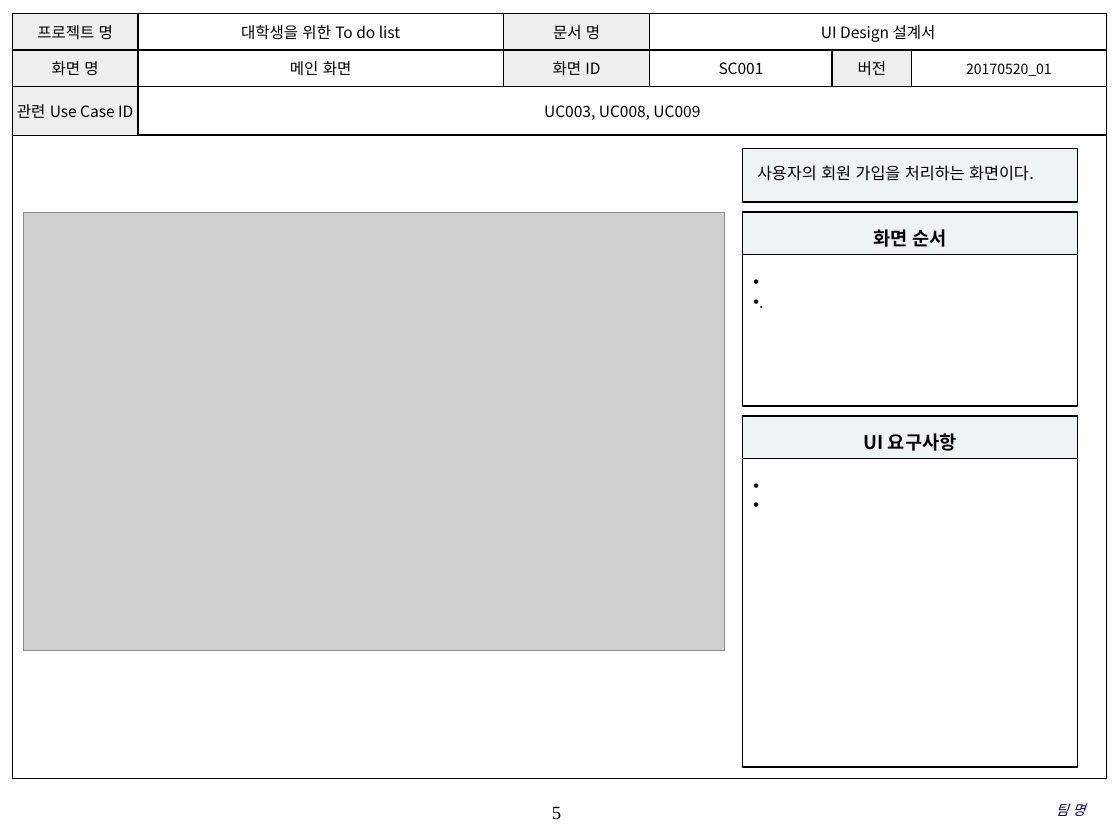
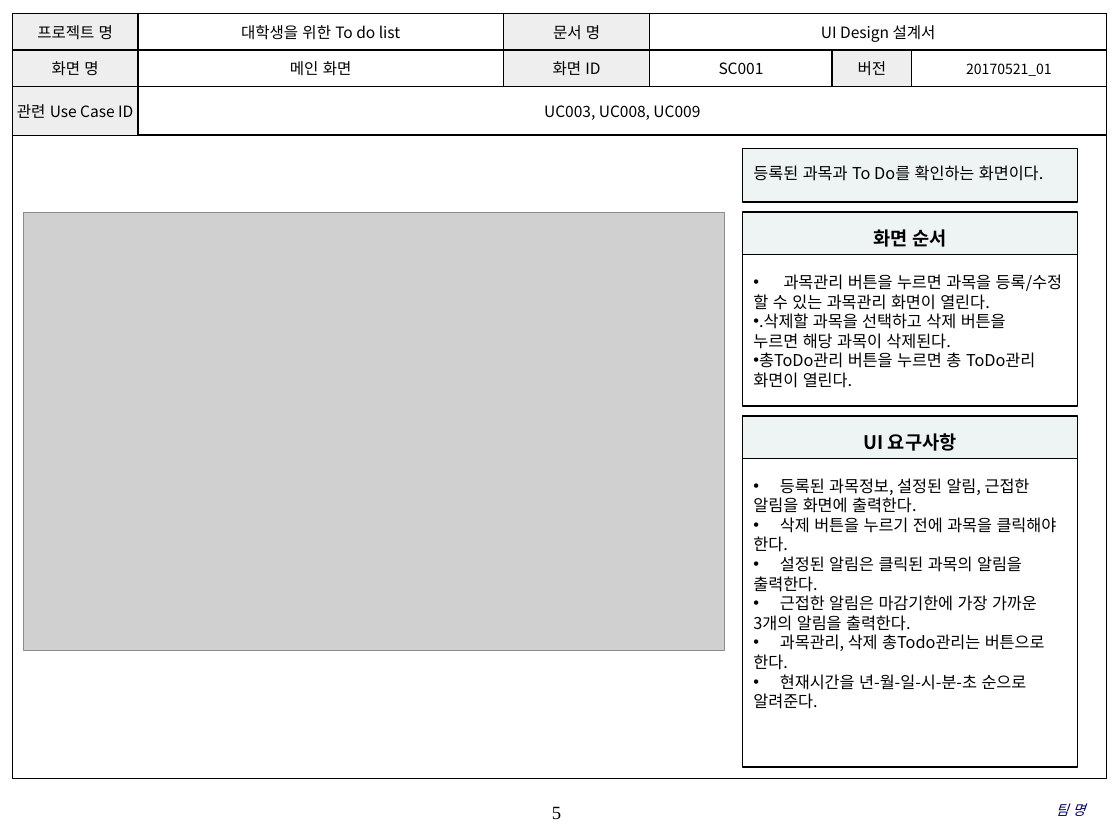
Before and after one commit to SE-admin/SE2017_4_tuna, a slide deck: slide 5 of doc/3_ 설계서/UI Design 설계서.pptx. Drawn at 1120x840 pixels with LibreOffice and Linux fonts; fonts in the diff are those of the drawing; grey boxes stand for pictures; background and template pictures are left out. Boxes give left, top, right and bottom in pixels: in the first picture for what was removed or moved away, otherwise in the second. Text is boxed around its words. In the diff, an @@ line names an element or a change of style, - is before the commit and + after.

Commit message:
doc/3_ 설계서/UI Design 설계서.pptx UI Design 설계서_4_tuna_박근혜_20170521_01 메인 화면, 과목 관리 화면 UI Design 작성

```diff
--- a/doc/3_ 설계서/UI Design 설계서.pptx
+++ b/doc/3_ 설계서/UI Design 설계서.pptx
@@ table at box(12, 13, 1107, 129) @@
-row 2, column 6: 20170520_01
+row 2, column 6: 20170521_01
@@ text in rectangle at box(753, 165, 1043, 181): text changed @@
-사용자의 회원 가입을 처리하는 화면이다.
+등록된 과목과 To Do를 확인하는 화면이다.
@@ text in rectangle at box(753, 274, 1062, 388): text changed @@
-• .
+• 과목관리 버튼을 누르면 과목을 등록/수정
+할 수 있는 과목관리 화면이 열린다.
+• .삭제할 과목을 선택하고 삭제 버튼을
+누르면 해당 과목이 삭제된다.
+• 총ToDo관리 버튼을 누르면 총 ToDo관리
+화면이 열린다.
@@ text in rectangle at box(753, 478, 1057, 709): text added @@
+• 등록된 과목정보, 설정된 알림, 근접한
+알림을 화면에 출력한다.
+• 삭제 버튼을 누르기 전에 과목을 클릭해야
+한다.
+• 설정된 알림은 클릭된 과목의 알림을
+출력한다.
+• 근접한 알림은 마감기한에 가장 가까운
+3개의 알림을 출력한다.
+• 과목관리, 삭제 총Todo관리는 버튼으로
+한다.
+• 현재시간을 년-월-일-시-분-초 순으로
+알려준다.
```
Also in this commit, not shown: 12 other slides changed.
